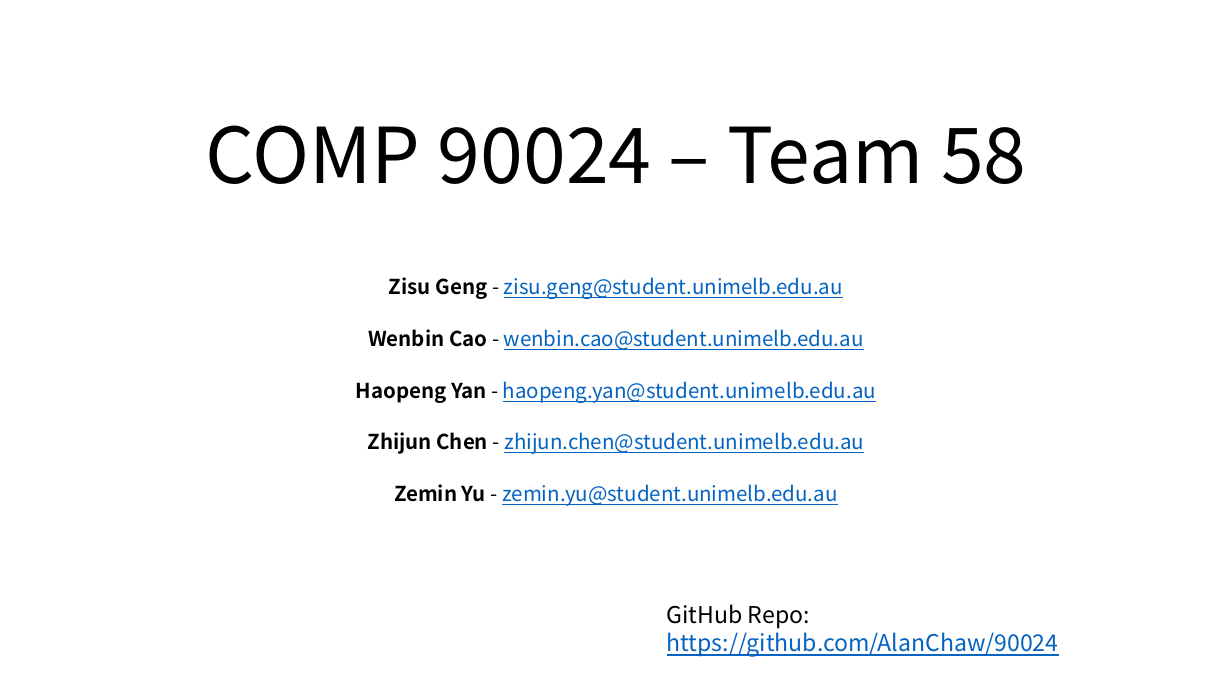
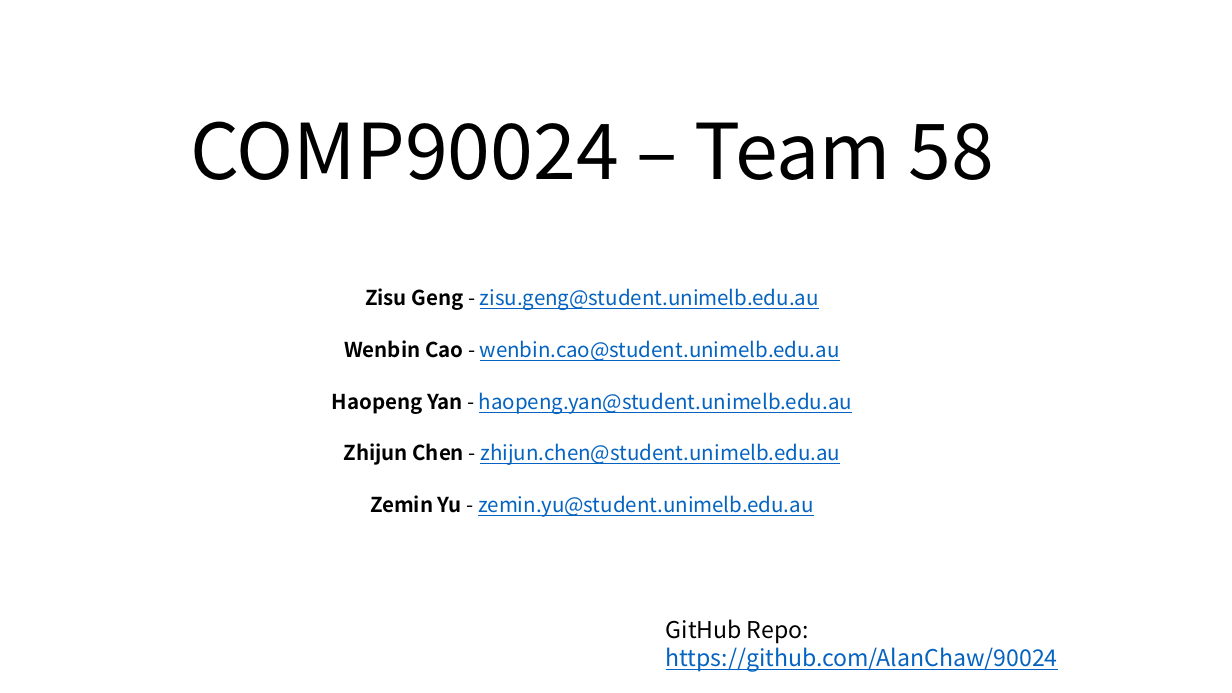
Before and after one commit to AlanChaw/Seven_Sins, a slide deck: slide 1 of presentation.pptx. Drawn at 1232x693 pixels with LibreOffice and Linux fonts; fonts in the diff are those of the drawing. Boxes give left, top, right and bottom in pixels: in the first picture for what was removed or moved away, otherwise in the second. Text is boxed around its words. In the diff, an @@ line names an element or a change of style, - is before the commit and + after.

Commit message:
ppt

```diff
--- a/presentation.pptx
+++ b/presentation.pptx
@@ title at [190,121,994,180]: spaces changed @@
-COMP 90024 – Team 58
+COMP90024 – Team 58
@@ subtitle "Zisu Geng - zisu.geng@student.unimelb.edu.au Wenbin ...": place and size @@
-subtitle "Zisu Geng - zisu.geng@student.unimelb.edu.au Wenbin ..." at [356,277,876,506]
+subtitle "Zisu Geng - zisu.geng@student.unimelb.edu.au Wenbin ..." at [332,288,852,517]
@@ text "GitHub Repo: https://github.com/AlanChaw/90024": place and size @@
-text "GitHub Repo: https://github.com/AlanChaw/90024" at [667,604,1059,657]
+text "GitHub Repo: https://github.com/AlanChaw/90024" at [666,619,1058,671]
```
Also in this commit, not shown: 2 slides added, 2 slides removed, 1 other file.
